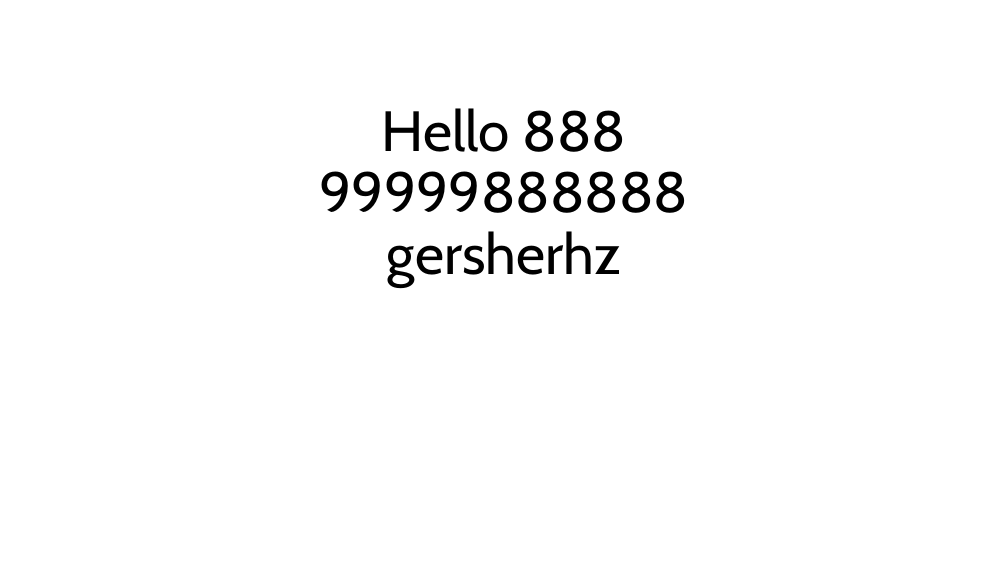
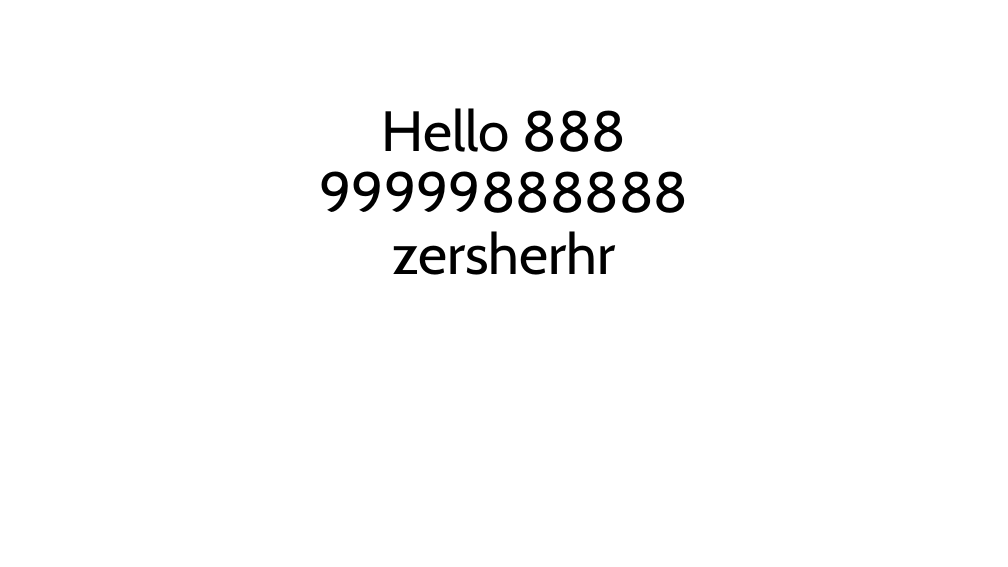
Before and after one commit to jimmy556807-droid/test, a slide deck: slide 1 of test1.pptx. Drawn at 1008x567 pixels with LibreOffice and Linux fonts; fonts in the diff are those of the drawing. Boxes give left, top, right and bottom in pixels: in the first picture for what was removed or moved away, otherwise in the second. Text is boxed around its words. In the diff, an @@ line names an element or a change of style, - is before the commit and + after.

Commit message:
first z
first z

```diff
--- a/test1.pptx
+++ b/test1.pptx
@@ title at (x1=320, y1=108, x2=689, y2=275): text changed @@
-Hello 888
-99999888888
-gersherhz
+Hello 888
+99999888888
+zersherhr
```
